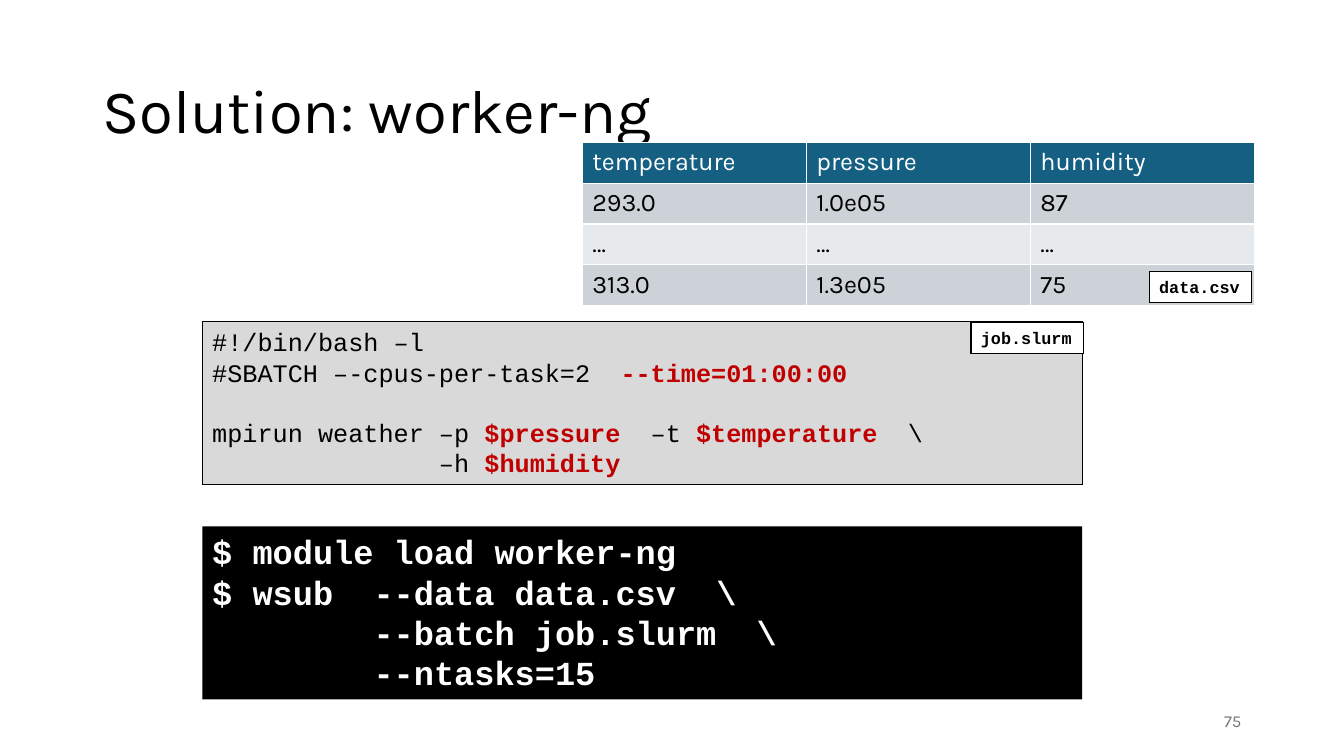
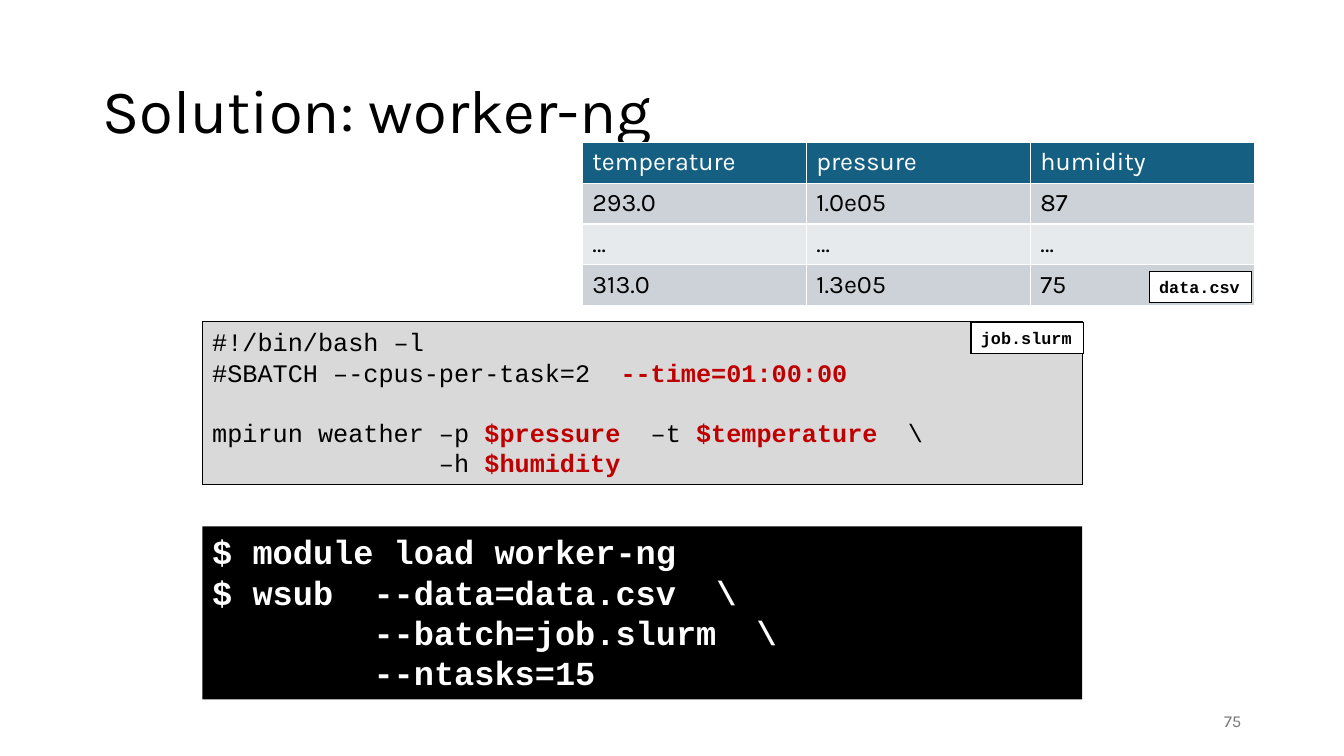
Before and after one commit to gjbex/Workflows-for-HPC, a slide deck: slide 75 of workflow_for_HPC.pptx. Drawn at 1344x756 pixels with LibreOffice and Linux fonts; fonts in the diff are those of the drawing. Boxes give left, top, right and bottom in pixels: in the first picture for what was removed or moved away, otherwise in the second. Text is boxed around its words. In the diff, an @@ line names an element or a change of style, - is before the commit and + after.

```diff
--- a/workflow_for_HPC.pptx
+++ b/workflow_for_HPC.pptx
@@ text in rectangle at (253,580,717,652): text changed @@
-$ wsub --data data.csv \
---batch job.slurm \
+$ wsub --data=data.csv \
+--batch=job.slurm \
```
Also in this commit, not shown: 1 other slide changed.
